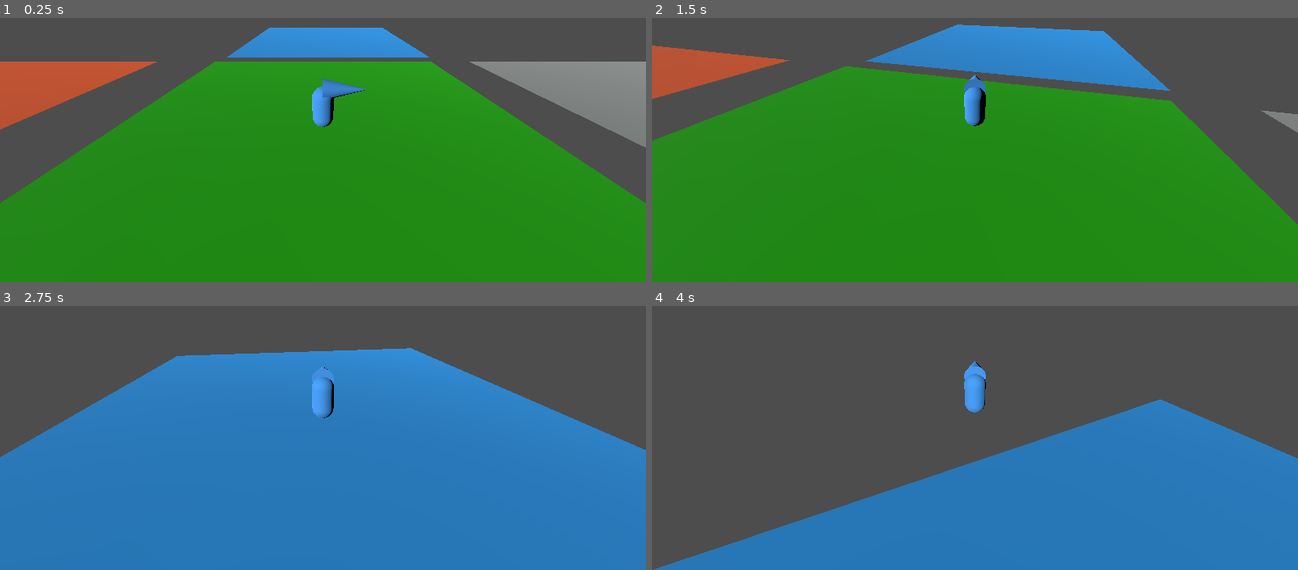
Above: before the commit, frames 1-4 (two rows, left to right).
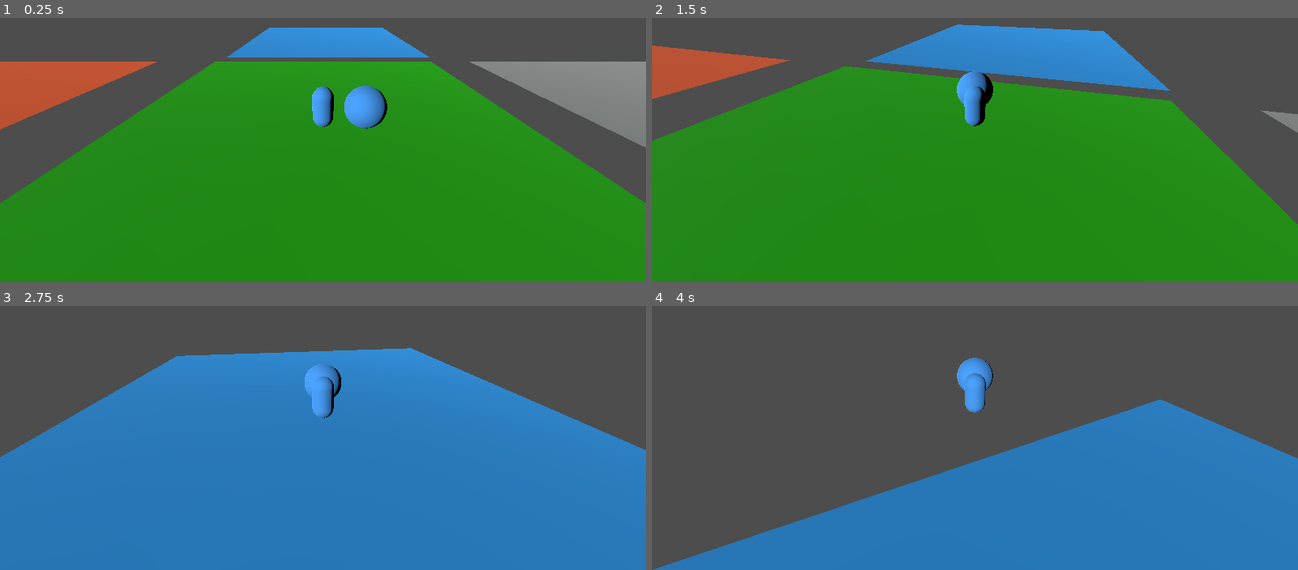
Above: after the commit, the same moments.

Repository: Altoc/serene_fanart_game
Game: Godot game, scene res://scenes/main.tscn
Same seed, same stepped clock (60 frames per second), same inputs: the game is played once before the commit and once after it.
Inputs (mouse positions are in pixels of both pictures, inside the frame that each line leads up to):
- Up to frame 1 (0.25 s): no input
- Up to frame 2 (1.5 s): move the mouse to (1007, 99) at 0.52 s; hold W (PlayerForward) from 0.53 s (still down); move the mouse to (942, 102) at 1.27 s
- Up to frame 3 (2.75 s): keep holding W (PlayerForward); move the mouse to (335, 382) at 2.02 s
- Up to frame 4 (4 s): keep holding W (PlayerForward); move the mouse to (968, 395) at 2.77 s; move the mouse to (1020, 393) at 3.52 s

The runs differ from the first frame. In frame 1, 1.1% of the frame differs, in the area x 49-60%, y 22-42%; in frame 2, 0.3%; in frame 3, 0.3%; in frame 4, 0.3%.

Commit message:
normal movement

Diff:
--- a/scenes/player.tscn
+++ b/scenes/player.tscn
@@ -8,8 +8,9 @@
 vertex_color_use_as_albedo = true
 albedo_color = Color(0.27451, 0.635294, 1, 1)
 
-[sub_resource type="CylinderMesh" id="CylinderMesh_m4sqw"]
-top_radius = 0.0
+[sub_resource type="SphereMesh" id="SphereMesh_8wf54"]
+radius = 1.0
+height = 2.0
 
 [sub_resource type="ConcavePolygonShape3D" id="ConcavePolygonShape3D_62ew4"]
 data = PackedVector3Array(0, 1, 0, 0, 1, 0, 0, 0.9924, -0.0868, 0, 1, 0, -0.0085, 0.9924, -0.0864, 0, 0.9924, -0.0868,  …(245690 unchanged characters)…
@@ -21,9 +22,9 @@
 mesh = SubResource("CapsuleMesh_g2jtk")
 surface_material_override/0 = SubResource("StandardMaterial3D_8j2ab")
 
-[node name="MeshInstance3D2" type="MeshInstance3D" parent="."]
-transform = Transform3D(-4.37114e-08, 1, 4.37114e-08, 0, -4.37114e-08, 1, 1, 4.37114e-08, 1.91069e-15, 1, 0.888461, 0)
-mesh = SubResource("CylinderMesh_m4sqw")
+[node name="Ball" type="MeshInstance3D" parent="."]
+transform = Transform3D(1, 0, 0, 0, 1, 0, 0, 0, 1, 2, 0, 0)
+mesh = SubResource("SphereMesh_8wf54")
 surface_material_override/0 = SubResource("StandardMaterial3D_8j2ab")
 
 [node name="CollisionShape3D" type="CollisionShape3D" parent="."]
--- a/scripts/player.gd
+++ b/scripts/player.gd
@@ -32,8 +32,9 @@
 	input = Vector3()
 	handleInput(Input)
 	input = input.normalized()
-	if (Input.get_action_strength("PlayerLeft") > 0.0 || Input.get_action_strength("PlayerRight") > 0.0
-	|| Input.get_action_strength("PlayerBackward") > 0.0 || Input.get_action_strength("PlayerForward") > 0.0):
+	#if (Input.get_action_strength("PlayerLeft") > 0.0 || Input.get_action_strength("PlayerRight") > 0.0
+	#|| Input.get_action_strength("PlayerBackward") > 0.0 || Input.get_action_strength("PlayerForward") > 0.0):
+	if (Input.get_action_strength("PlayerForward") > 0.0):
 		dir = (transform.basis.z * input.z + transform.basis.x * input.x)
 		dirInput = Vector2(Input.get_axis("PlayerLeft", "PlayerRight"), Input.get_axis("PlayerForward", "PlayerBackward"))
 		var inputAngle = dirInput.angle()
@@ -49,10 +50,10 @@
 
 func handleInput(argInput):
 	inputReceived = false
-	if(argInput.is_action_pressed("PlayerForward")
-	|| argInput.is_action_pressed("PlayerRight")
-	|| argInput.is_action_pressed("PlayerLeft")
-	|| argInput.is_action_pressed("PlayerBackward")):
+	if(argInput.is_action_pressed("PlayerForward")):
+	#|| argInput.is_action_pressed("PlayerRight")
+	#|| argInput.is_action_pressed("PlayerLeft")
+	#|| argInput.is_action_pressed("PlayerBackward")):
 		inputReceived = true
 		input.x += 1
 		setPlayerState(playerStates.RUN)
